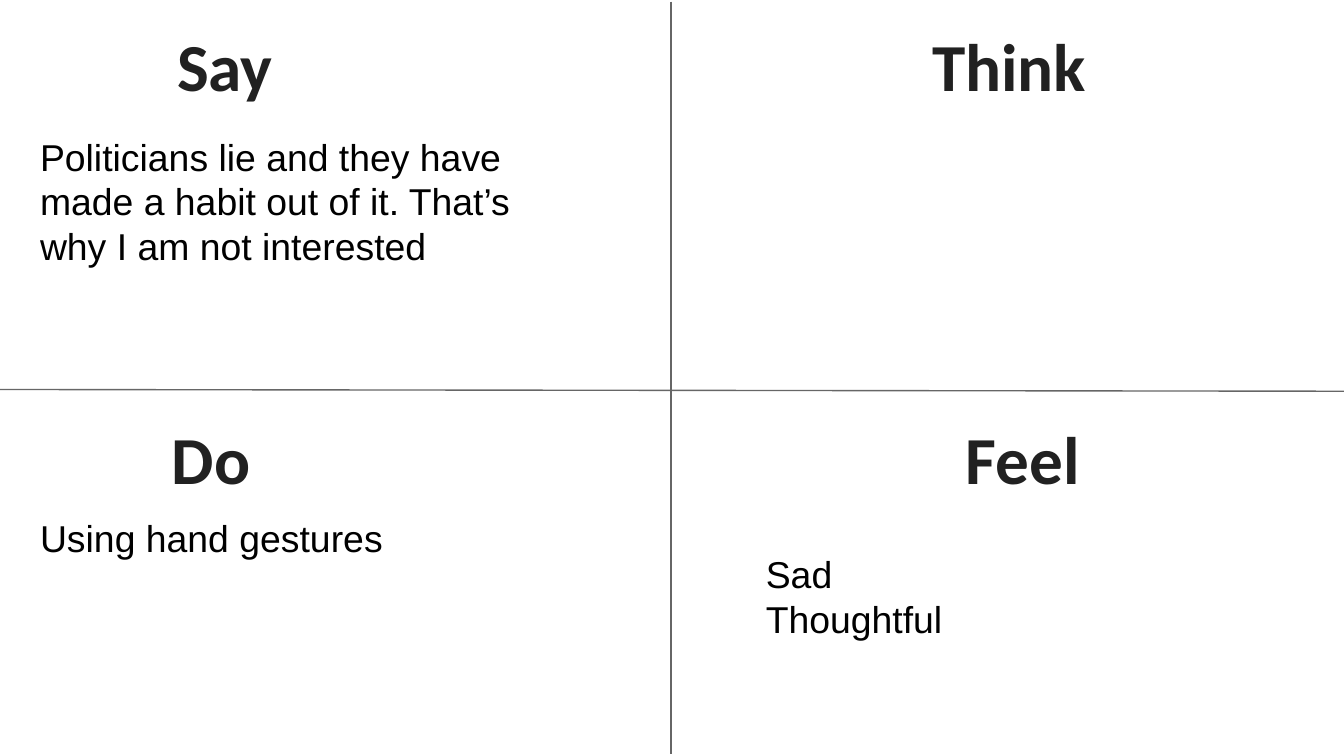
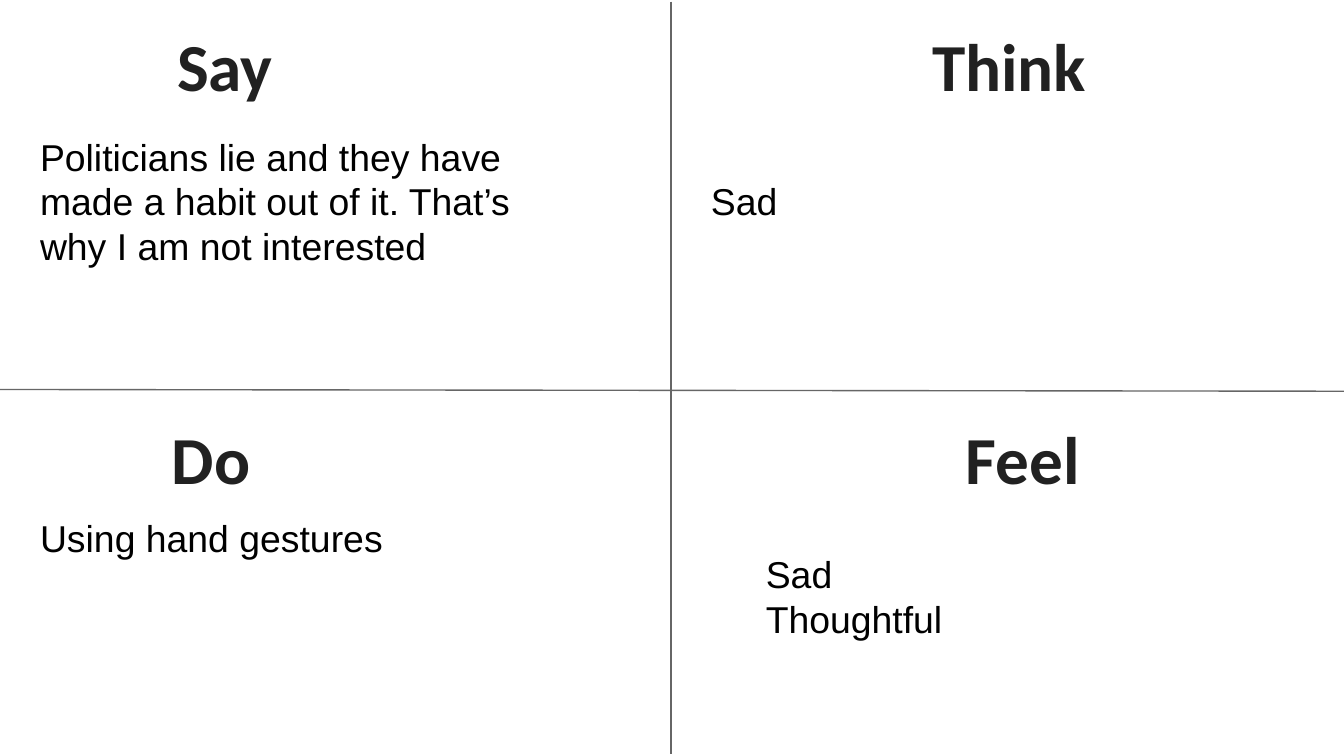
Before and after one commit to sarim-zafar/HCI-Project, a slide deck: slide 15 of docs/pj-task1/HCI.pptx. Drawn at 1344x756 pixels with LibreOffice and Linux fonts; fonts in the diff are those of the drawing. Boxes give left, top, right and bottom in pixels: in the first picture for what was removed or moved away, otherwise in the second. Text is boxed around its words. In the diff, an @@ line names an element or a change of style, - is before the commit and + after.

```diff
--- a/docs/pj-task1/HCI.pptx
+++ b/docs/pj-task1/HCI.pptx
@@ text added at (711,188,777,216), 20 pt, text #000000 @@
+Sad
```
Also in this commit, not shown: 3 other slides changed, 2 slides added, 2 slides removed.
